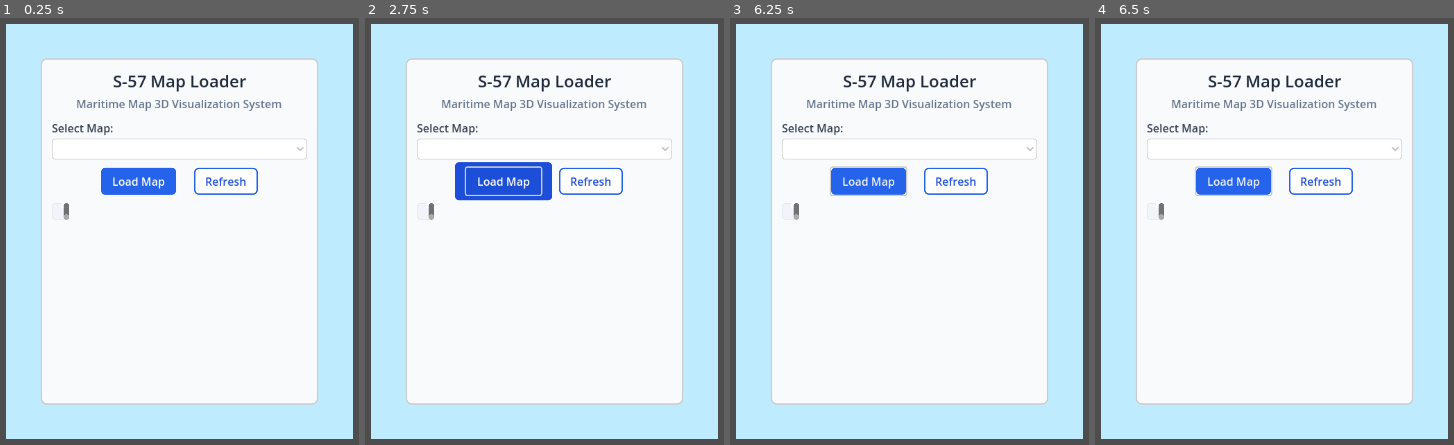
Above: before the commit, frames 1-4 (left to right).
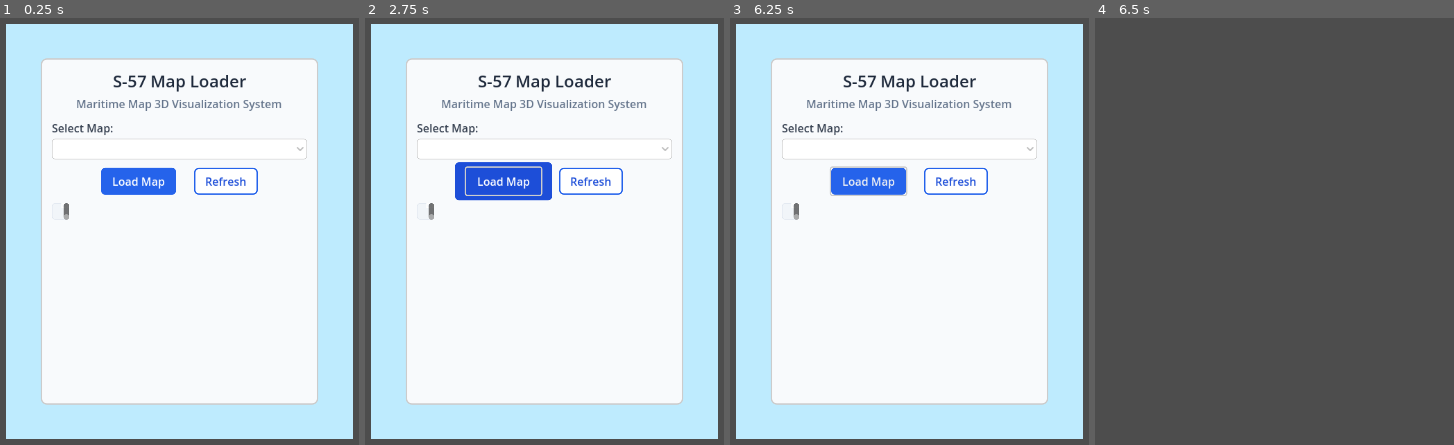
Above: after the commit, the same moments.

Repository: teakdemir/Godot_S57
Game: Godot game, scene res://scenes/WORLD/Main.tscn
The game is run twice, just before and just after one commit, with the same random seed, the same clock (stepped at 60 frames per second) and the same inputs.
Inputs (mouse positions are in pixels of both pictures, inside the frame that each line leads up to):
- Up to frame 1 (0.25 s): no input
- Up to frame 2 (2.75 s): click "Refresh" at 0.5 s; click (544, 150) at 1.25 s; click "Load Map" at 2 s
- Up to frame 3 (6.25 s): move the mouse to (1085, 210) at 2.77 s; hold D (move_right) 2.78-3.53 s; tap one key every 0.75 s from 2.85 s: Mouse wheel down (move_down) Shift (move_fast) Mouse wheel up (move_up) Mouse wheel down (move_down); click (1085, 210) at 2.92 s; move the mouse to (747, 252) at 3.52 s; hold S (move_back) 3.53-4.28 s; move the mouse to (988, 133) at 4.27 s; hold D (move_right) 4.28-5.03 s; move the mouse to (870, 321) at 5.02 s; hold W (move_forward) 5.03-5.78 s; click (870, 321) at 5.17 s; move the mouse to (outside the picture) at 5.77 s; hold A (move_left) from 5.78 s (still down); hold Shift (move_fast) from 5.78 s (still down)
- Up to frame 4 (6.5 s): keep holding A (move_left); keep holding Shift (move_fast); tap Escape (ui_cancel) at 6.4 s

Frames 1-3 are identical in both runs. In frame 4, 94% of the frame differs, in the area x 1-99%, y 1-99%.

Commit message:
UI esc update

Diff:
--- a/godot_s57/Scripts/WORLD_sc/Main.gd
+++ b/godot_s57/Scripts/WORLD_sc/Main.gd
@@ -145,12 +145,16 @@
 
 func show_ui_hide_3d():
 	ui_canvas.visible = true
+	camera_controller.set_process(false)
+	camera_controller.set_physics_process(false)
 	Input.set_mouse_mode(Input.MOUSE_MODE_VISIBLE)
 	camera_controller.is_mouse_captured = false
 
 func _input(event):
 	if event.is_action_pressed("ui_cancel"):
-		if not ui_canvas.visible:
+		if ui_canvas.visible:
+			hide_ui_show_3d()
+		else:
 			show_ui_hide_3d()
 		return
 
